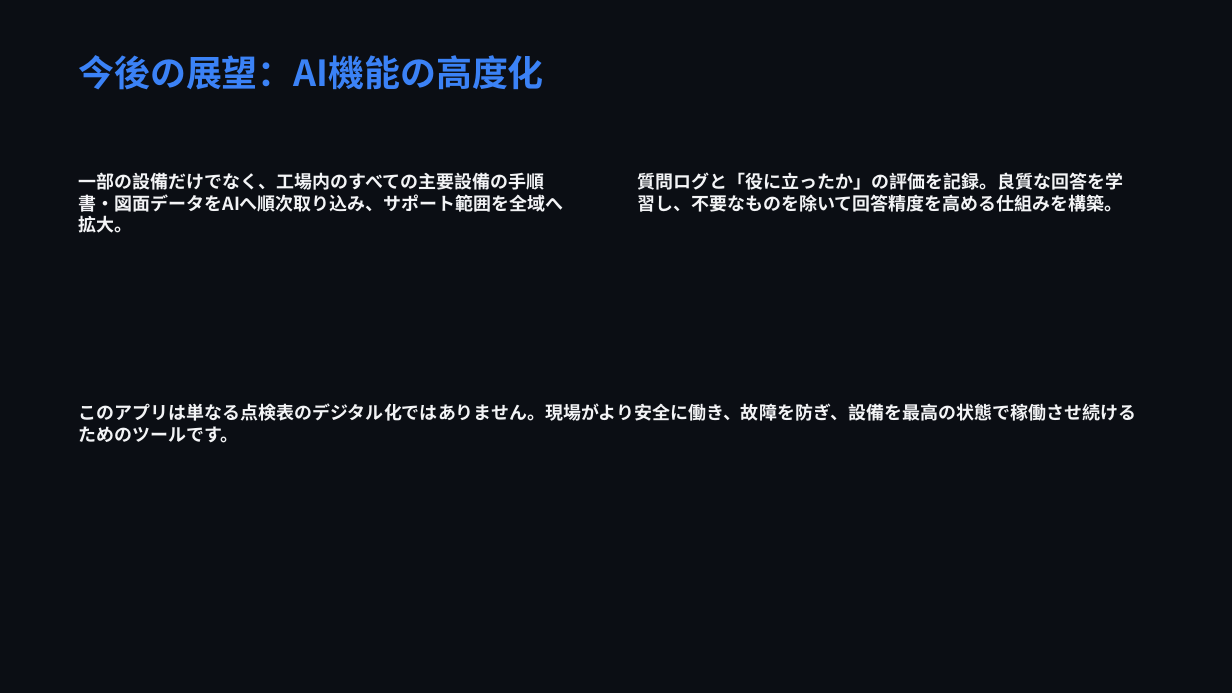
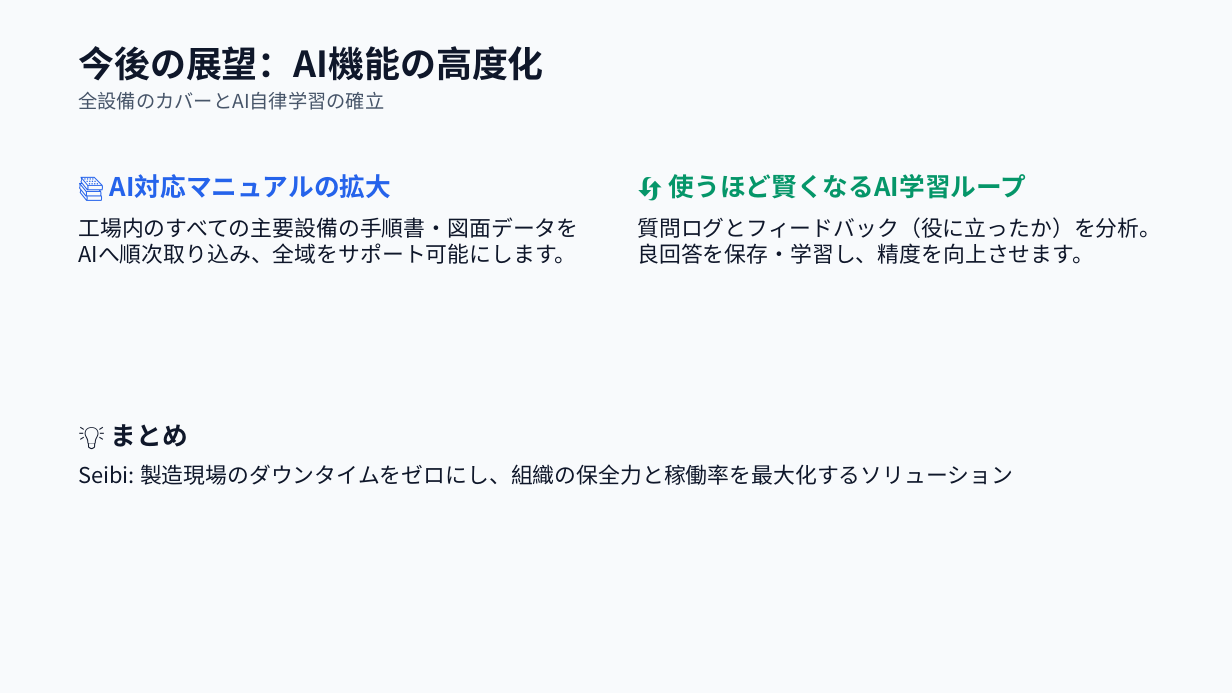
Before and after one commit to markjosephdsgatdula-dotcom/seibi-app-presentation, a slide deck: slide 11 of seibi_presentation.pptx (slide 10 before the commit). Drawn at 1232x693 pixels with LibreOffice and Linux fonts; fonts in the diff are those of the drawing. Boxes give left, top, right and bottom in pixels: in the first picture for what was removed or moved away, otherwise in the second. Text is boxed around its words. In the diff, an @@ line names an element or a change of style, - is before the commit and + after.

Commit message:
Update presentation to 12-slide Light Theme layout: reduced text density, restored Layout Map slide, high contrast for factory projectors

```diff
--- a/seibi_presentation.pptx
+++ b/seibi_presentation.pptx
@@ background #0B0E14 to #F8FAFC @@
@@ text "今後の展望：AI機能の高度化": place and size @@
-text "今後の展望：AI機能の高度化" at box(78, 55, 543, 90)
+text "今後の展望：AI機能の高度化" at box(78, 46, 543, 110)
@@ text at box(78, 46, 543, 81): text colour #3B82F6 to #0F172A in "今後の展望：AI機能の高度化" @@
@@ text at box(78, 92, 384, 110): paragraph added @@
+全設備のカバーとAI自律学習の確立
@@ text at box(637, 174, 1161, 264): text changed; size 14 to 17 pt; text colour #F3F4F6 to #0F172A; bold off @@
-質問ログと「役に立ったか」の評価を記録。良質な回答を学習し、不要なものを除いて回答精度を高める仕組みを構築。
+🔄 使うほど賢くなるAI学習ループ
+質問ログとフィードバック（役に立ったか）を分析。良回答を保存・学習し、精度を向上させます。
@@ text at box(78, 217, 578, 264): text changed; size 14 to 17 pt; text colour #F3F4F6 to #0F172A; bold off @@
-一部の設備だけでなく、工場内のすべての主要設備の手順書・図面データをAIへ順次取り込み、サポート範囲を全域へ拡大。
+📚 AI対応マニュアルの拡大
+工場内のすべての主要設備の手順書・図面データをAIへ順次取り込み、全域をサポート可能にします。
@@ text removed at box(78, 403, 1136, 443) @@
-このアプリは単なる点検表のデジタル化ではありません。現場がより安全に働き、故障を防ぎ、設備を最高の状態で稼働させ続けるためのツールです。
@@ text added at box(78, 424, 1013, 485), 17 pt, text #0F172A @@
+💡 まとめ
+Seibi: 製造現場のダウンタイムをゼロにし、組織の保全力と稼働率を最大化するソリューション
```
Also in this commit, not shown: 6 other slides changed, 5 slides added, 4 slides removed, 20 other files.
